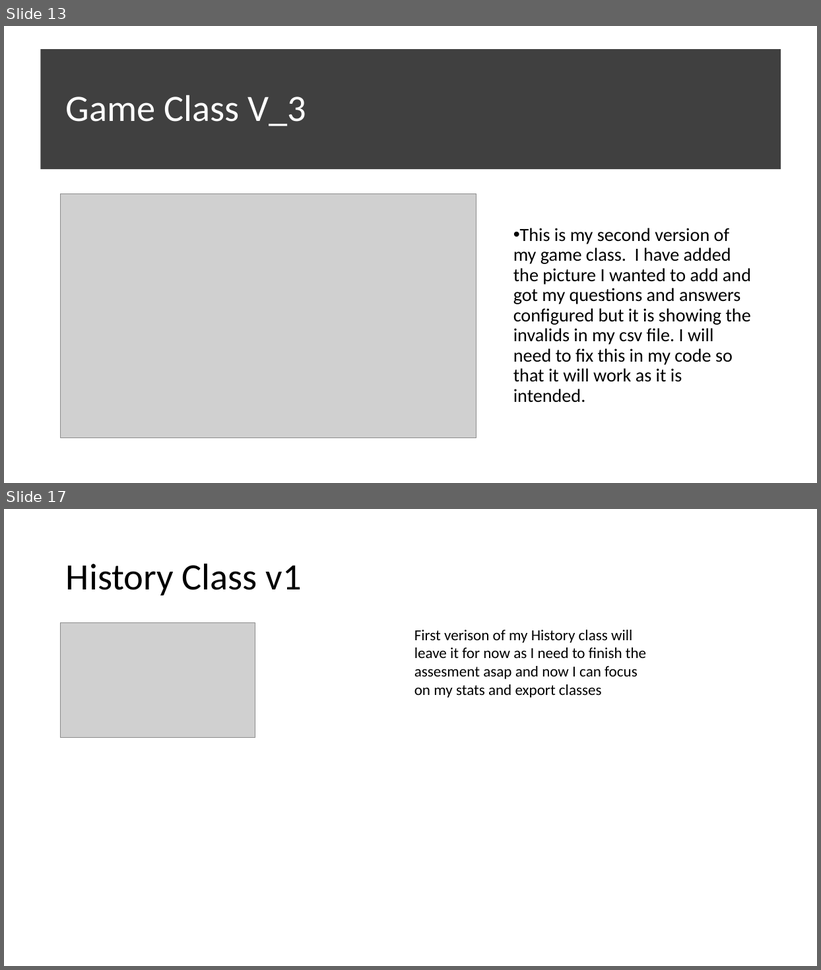
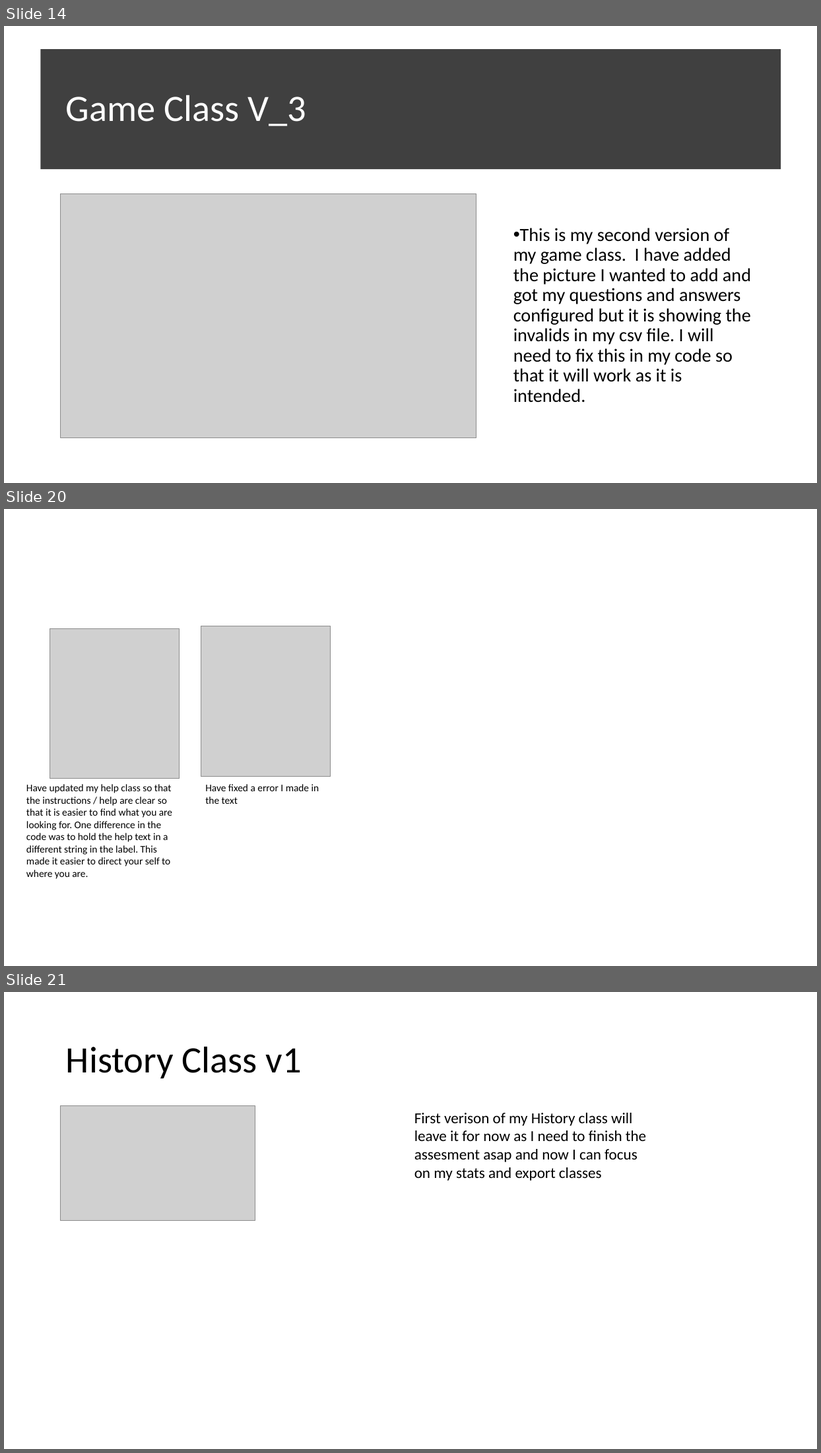
Before and after one commit to morrisj70800/01_Assesment, a slide deck: Programming Assesment.pptx. Shown one above the other, each under a label of ours: slides 13 and 17 before the commit, slides 14, 20 and 21 after it; the slides between them are not shown. The pictures are 821x970 and 821x1453 pixels, drawn with LibreOffice and Linux fonts; fonts in the diff are those of the drawing; grey boxes stand for pictures. Boxes give left, top, right and bottom in pixels: in the first picture for what was removed or moved away, otherwise in the second. Text is boxed around its words. In the diff, an @@ line names an element or a change of style, - is before the commit and + after.

```diff
--- a/Programming Assesment.pptx
+++ b/Programming Assesment.pptx
@@ slide 20 added at [4,509,817,966], background #FFFFFF @@
@@ picture added at [201,626,331,777] @@
@@ picture added at [50,628,180,779] @@
@@ text added at [26,784,172,879], 12 pt, text #000000 @@
+Have updated my help class so that the instructions / help are clear so that it is easier to find what you are looking for. One difference in the code was to hold the help text in a different string in the label. This made it easier to direct your self to where you are.
@@ text added at [205,784,319,804], 12 pt, text #000000 @@
+Have fixed a error I made in the text
@@ what was slide 13 is now slide 14 @@
@@ what was slide 17 is now slide 21 @@
```
Also in this commit, not shown: 4 slides changed, 3 other slides added, 3 other files.
